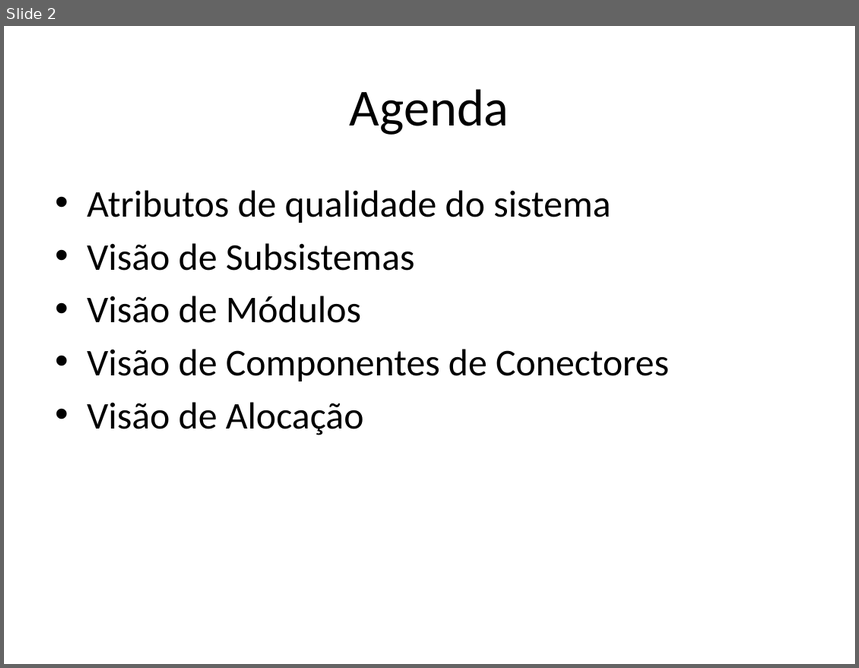
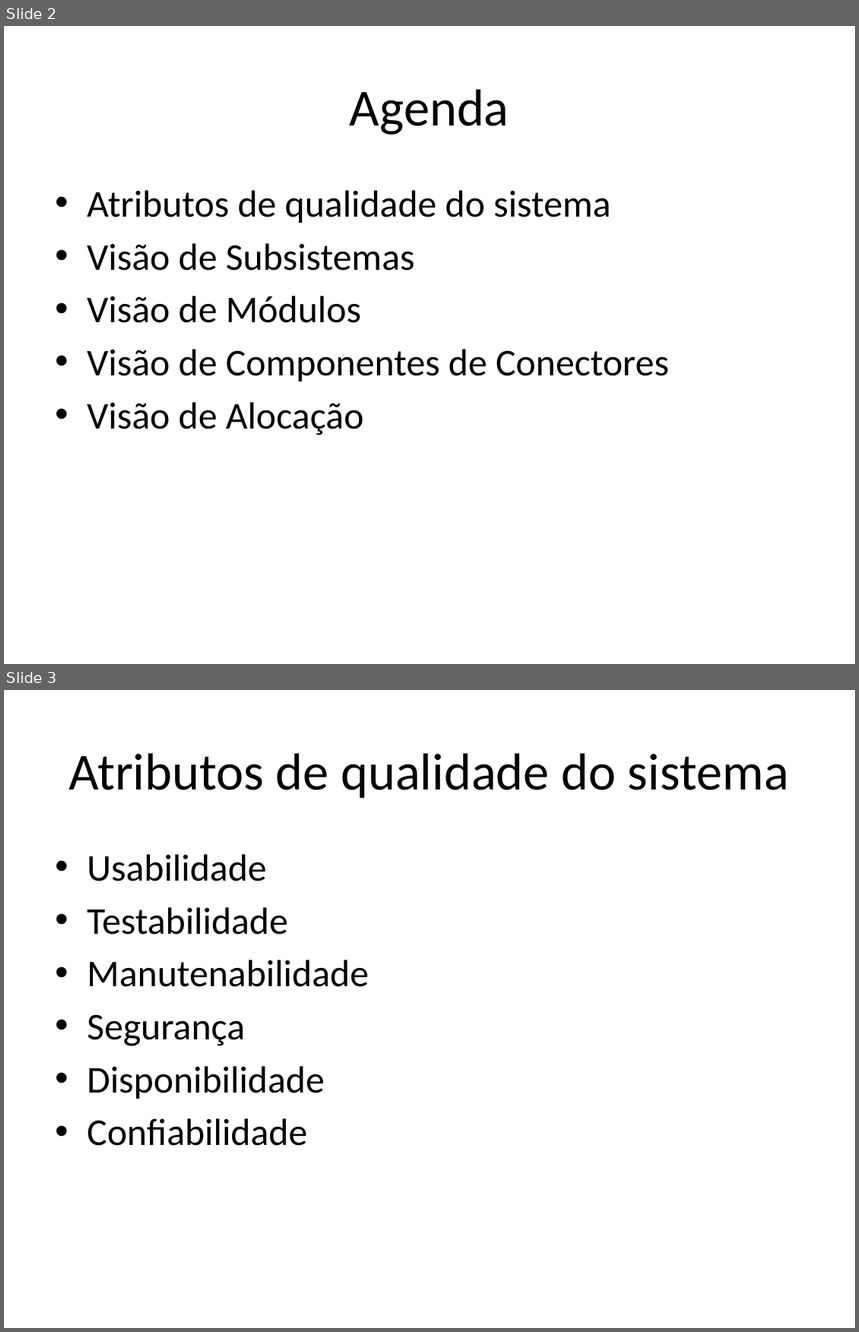
Before and after one commit to amslv/SIGEAS, a slide deck: 01-SISTEMA/02-ANALISE E PROJETO/ARQ-Documento de Arquitetura.pptx. Shown one above the other, each under a label of ours: slide 2 before the commit, slides 2 and 3 after it. The pictures are 859x668 and 859x1332 pixels, drawn with LibreOffice and Linux fonts; fonts in the diff are those of the drawing. Boxes give left, top, right and bottom in pixels: in the first picture for what was removed or moved away, otherwise in the second. Text is boxed around its words. In the diff, an @@ line names an element or a change of style, - is before the commit and + after.

```diff
--- a/01-SISTEMA/02-ANALISE E PROJETO/ARQ-Documento de Arquitetura.pptx
+++ b/01-SISTEMA/02-ANALISE E PROJETO/ARQ-Documento de Arquitetura.pptx
@@ slide 3 added at [4,690,855,1328], background #FFFFFF @@
@@ title added at [69,753,789,798], 44 pt, text #000000 @@
+Atributos de qualidade do sistema
@@ text added at [87,854,369,1146], 32 pt, text #000000 @@
+• Usabilidade
+• Testabilidade
+• Manutenabilidade
+• Segurança
+• Disponibilidade
+• Confiabilidade
```
Also in this commit, not shown: 1 slide changed, 9 other slides added, 1 other file.
